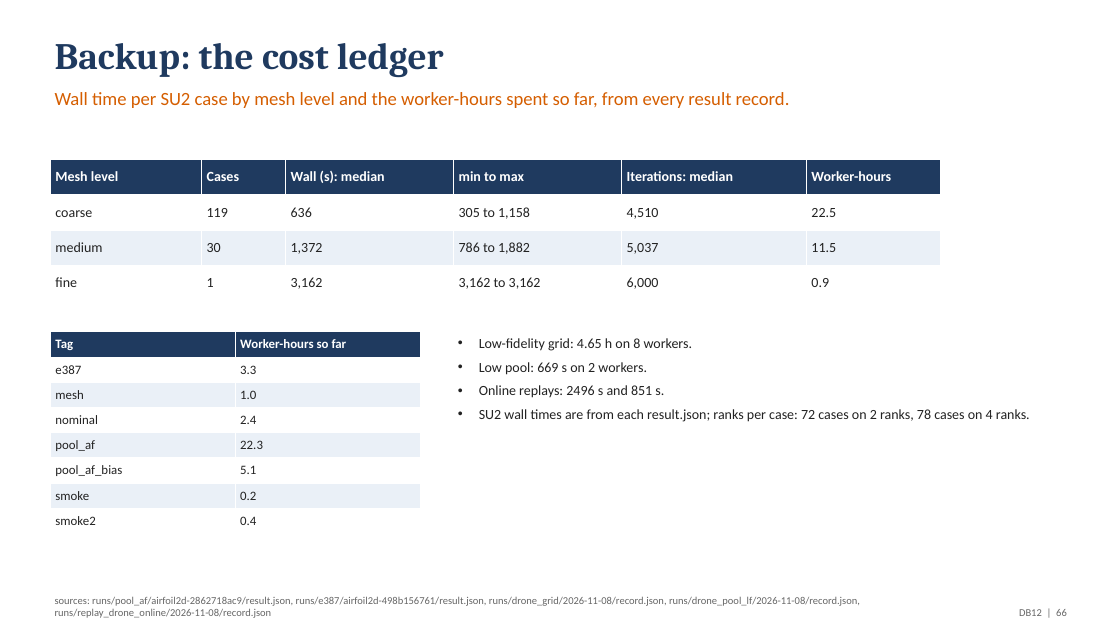
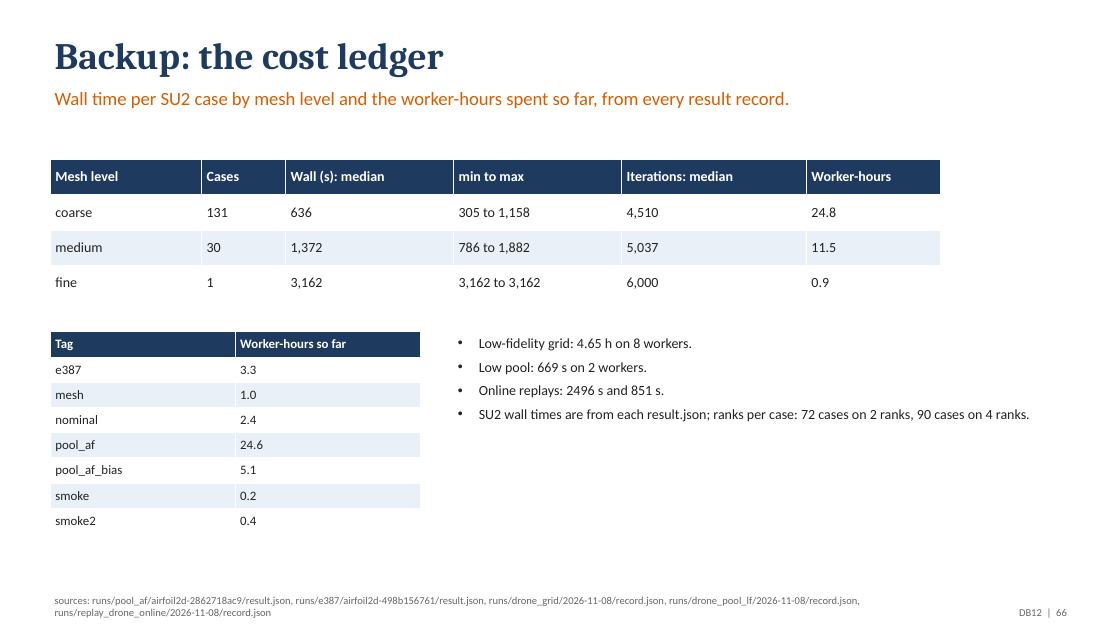
Before and after one commit to emarinhoss/ai-engineering, a slide deck: slide 66 of docs/talk/deck_drone.pptx. Drawn at 1120x630 pixels with LibreOffice and Linux fonts; fonts in the diff are those of the drawing. Boxes give left, top, right and bottom in pixels: in the first picture for what was removed or moved away, otherwise in the second. Text is boxed around its words. In the diff, an @@ line names an element or a change of style, - is before the commit and + after.

```diff
--- a/docs/talk/deck_drone.pptx
+++ b/docs/talk/deck_drone.pptx
@@ table at [50,160,941,301] @@
-row 2, column 2: 119
+row 2, column 2: 131
-row 2, column 6: 22.5
+row 2, column 6: 24.8
@@ table at [50,332,420,534] @@
-row 5, column 2: 22.3
+row 5, column 2: 24.6
@@ text at [479,409,1030,422]: text changed @@
-• SU2 wall times are from each result.json; ranks per case: 72 cases on 2 ranks, 78 cases on 4 ranks.
+• SU2 wall times are from each result.json; ranks per case: 72 cases on 2 ranks, 90 cases on 4 ranks.
```
Also in this commit, not shown: 10 other slides changed, 5 other files.
